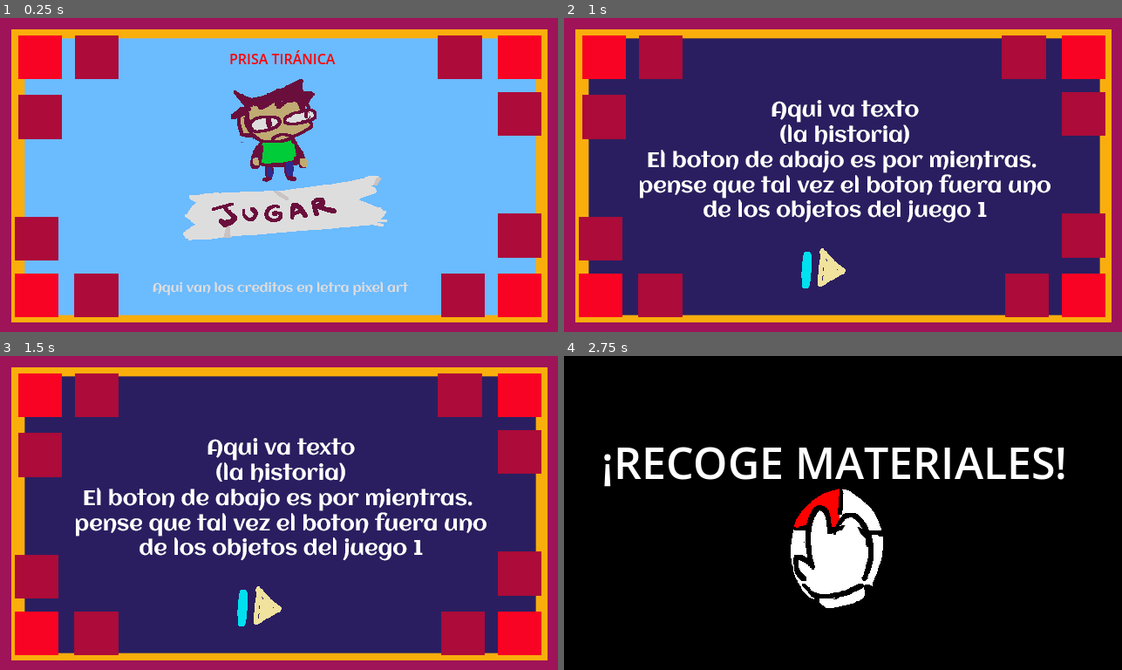
Above: before the commit, frames 1-4 (two rows, left to right).
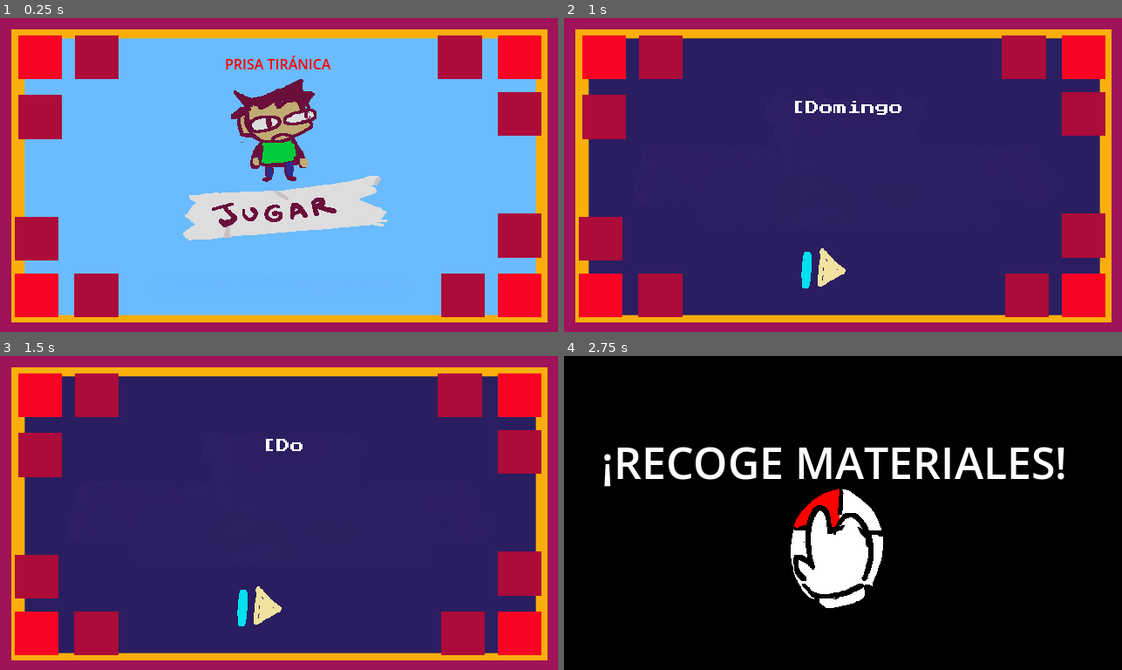
Above: after the commit, the same moments.

Repository: EricElMagenta/gamejammask2026
Game: Godot game, scene res://startmenu/startmenu.tscn
The game is run twice, just before and just after one commit, with the same random seed, the same clock (stepped at 60 frames per second) and the same inputs.
Inputs (mouse positions are in pixels of both pictures, inside the frame that each line leads up to):
- Up to frame 1 (0.25 s): no input
- Up to frame 2 (1 s): click (848, 209) at 0.5 s
- Up to frame 3 (1.5 s): click (284, 547) at 1.25 s
- Up to frame 4 (2.75 s): click (820, 607) at 2 s

The runs differ from the first frame. In frame 1, 1.2% of the frame differs, in the area x 27-74%, y 10-89%; in frame 2, 6.0%, in the area x 13-88%, y 26-66%; in frame 3, 5.9%; in frame 4, nothing differs.

Commit message:
Colocacion texto introduccion agregando fuente personalizada y animacion

Diff:
--- a/startmenu/startmenu.gd
+++ b/startmenu/startmenu.gd
@@ -4,6 +4,7 @@
 @onready var bg = $Background
 @onready var next_game_btn = $Background/NextGameBtn
 @onready var title_label = $Background/Title
+
 
 func _ready():
 	AudioManager.play_music()
@@ -13,7 +14,13 @@
 func _on_button_pressed():
 	title_label.visible = false
 	bg.frame = 1
+
+	$Background/HistoriaLabel.visible = true
 	next_game_btn.disabled = false
+
+
+	var tween = create_tween()
+	tween.tween_property($Background/HistoriaLabel, "visible_ratio", 1.0, 8.0).from(0.0)
 
 func _on_next_game_btn_pressed():
 	if next_scene: get_tree().change_scene_to_packed(next_scene)
--- a/startmenu/startmenu.tscn
+++ b/startmenu/startmenu.tscn
@@ -1,8 +1,9 @@
-[gd_scene load_steps=4 format=3 uid="uid://8xuxhpu56dkw"]
+[gd_scene load_steps=5 format=3 uid="uid://8xuxhpu56dkw"]
 
 [ext_resource type="Script" path="res://startmenu/startmenu.gd" id="1_0b0sx"]
-[ext_resource type="Texture2D" uid="uid://dui3dmexy747a" path="res://assets/inicio.png" id="2_afofu"]
 [ext_resource type="PackedScene" uid="uid://c4568ccqddg6a" path="res://assets/Scenes/level_1.tscn" id="2_jugf7"]
+[ext_resource type="Texture2D" uid="uid://bb3c713s6skiu" path="res://assets/FondoJuegoMain.png" id="3_gr8wq"]
+[ext_resource type="FontFile" uid="uid://d2ygynv6dgm51" path="res://assets/PressStart2P.ttf" id="4_o3yw6"]
 
 [node name="Startmenu" type="Node2D"]
 script = ExtResource("1_0b0sx")
@@ -10,16 +11,19 @@
 
 [node name="Background" type="Sprite2D" parent="."]
 position = Vector2(320, 180)
-texture = ExtResource("2_afofu")
+texture = ExtResource("3_gr8wq")
 hframes = 2
 
 [node name="Title" type="Label" parent="Background"]
-offset_left = -57.0
-offset_top = -145.227
-offset_right = 65.0
-offset_bottom = -122.227
+offset_left = -184.0
+offset_top = -160.0
+offset_right = 183.0
+offset_bottom = -95.0
 theme_override_colors/font_color = Color(1, 0, 0, 1)
 text = "PRISA TIRÁNICA"
+horizontal_alignment = 1
+vertical_alignment = 1
+autowrap_mode = 2
 
 [node name="StartButton" type="Button" parent="Background"]
 self_modulate = Color(1, 1, 1, 0)
@@ -37,5 +41,20 @@
 offset_bottom = 137.0
 disabled = true
 
+[node name="HistoriaLabel" type="Label" parent="Background"]
+visible = false
+offset_left = -178.0
+offset_top = -85.0
+offset_right = 189.0
+offset_bottom = 94.0
+theme_override_colors/font_color = Color(1, 1, 1, 1)
+theme_override_fonts/font = ExtResource("4_o3yw6")
+theme_override_font_sizes/font_size = 16
+text = "[Domingo, 22:00 horas]
+El silencio de la noche es quebrado por un lamento desolador…
+¡CHUUUUUCHA! ¡La máscara para la presentación de Tirana mañana!"
+horizontal_alignment = 1
+autowrap_mode = 2
+
 [connection signal="pressed" from="Background/StartButton" to="." method="_on_button_pressed"]
 [connection signal="pressed" from="Background/NextGameBtn" to="." method="_on_next_game_btn_pressed"]
Binary file added: assets/Fondo-Inicio-Texto.png
Not shown, added: assets/Fondo-Inicio-Texto.png.import
Binary file added: assets/FondoJuegoMain.png
Not shown, added: assets/FondoJuegoMain.png.import
Binary file added: assets/PressStart2P.ttf
Not shown, added: assets/PressStart2P.ttf.import
